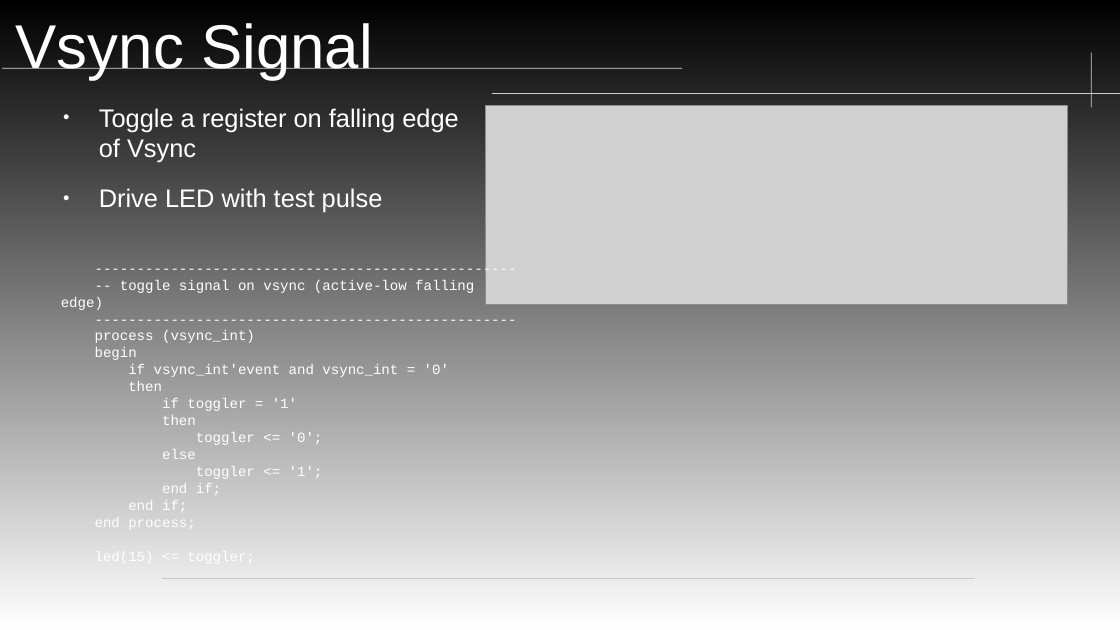
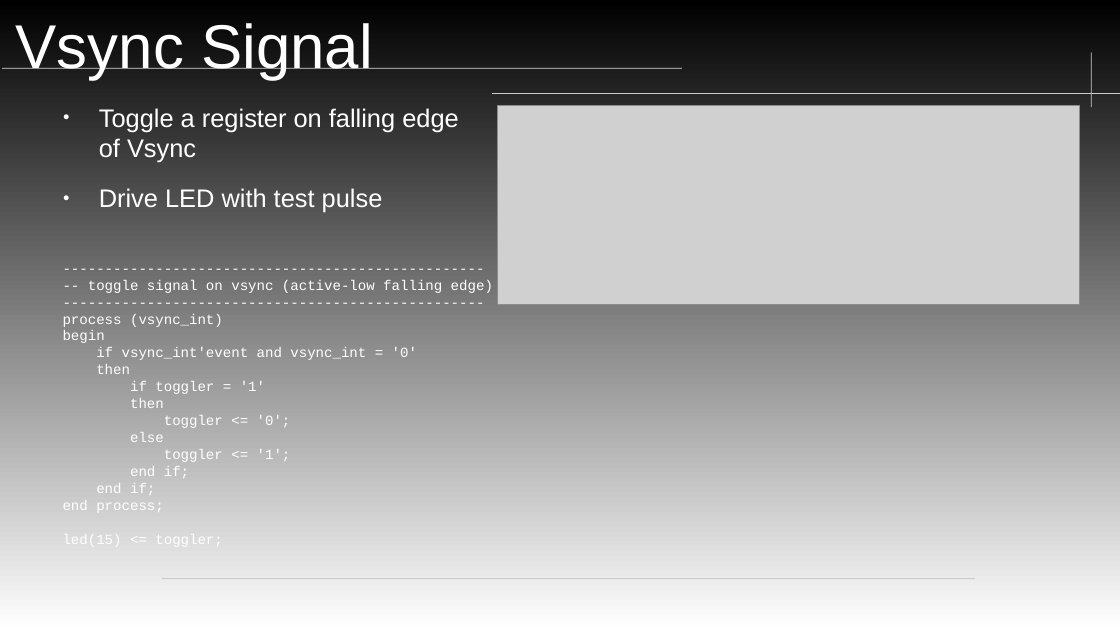
Before and after one commit to neiderm/retro_comp_fpga, a slide deck: slide 7 of docs/soc_t80_cpu_IRQ.odp. Drawn at 1120x630 pixels with LibreOffice and Linux fonts; fonts in the diff are those of the drawing; grey boxes stand for pictures; background and template pictures are left out. Boxes give left, top, right and bottom in pixels: in the first picture for what was removed or moved away, otherwise in the second. Text is boxed around its words. In the diff, an @@ line names an element or a change of style, - is before the commit and + after.

```diff
--- a/docs/soc_t80_cpu_IRQ.odp
+++ b/docs/soc_t80_cpu_IRQ.odp
@@ picture: place and size @@
-picture at bbox=[486, 106, 1067, 305]
+picture at bbox=[497, 106, 1078, 305]
@@ text "--------------------------------------------------" rewrapped from bbox=[61, 280, 474, 532] to bbox=[63, 280, 493, 549] @@
```
Also in this commit, not shown: 3 other slides changed, 5 slides removed.
